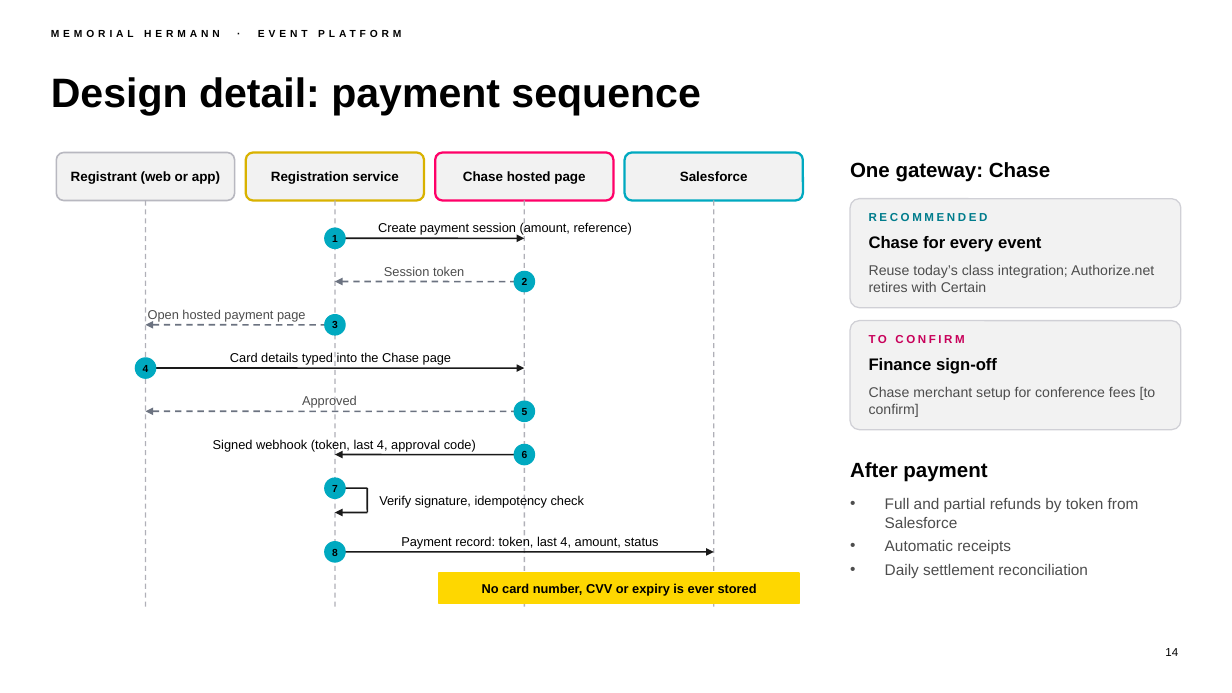
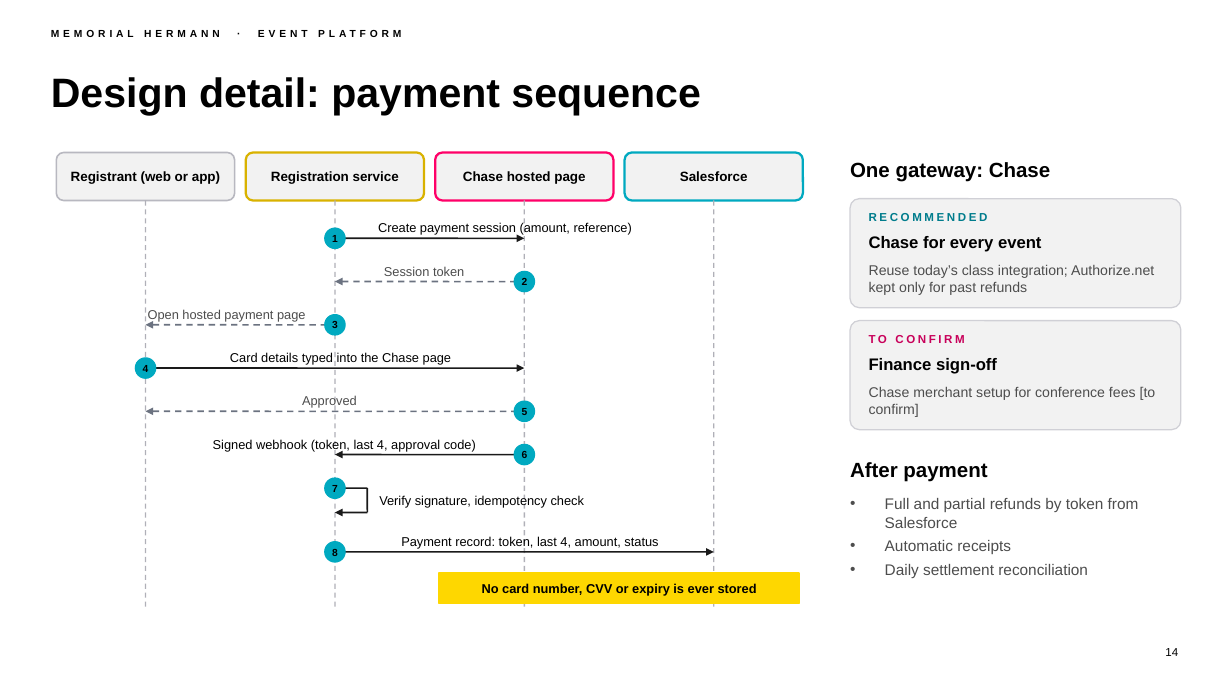
Before and after one commit to chintasurya/preSales_Memorial-hermann, a slide deck: slide 14 of deck/Memorial-Hermann-Event-Platform.pptx. Drawn at 1232x693 pixels with LibreOffice and Linux fonts; fonts in the diff are those of the drawing; background and template pictures are left out. Boxes give left, top, right and bottom in pixels: in the first picture for what was removed or moved away, otherwise in the second. Text is boxed around its words. In the diff, an @@ line names an element or a change of style, - is before the commit and + after.

```diff
--- a/deck/Memorial-Hermann-Event-Platform.pptx
+++ b/deck/Memorial-Hermann-Event-Platform.pptx
@@ text at (x1=869, y1=265, x2=1154, y2=295): text changed @@
-Reuse today’s class integration; Authorize.net retires with Certain
+Reuse today’s class integration; Authorize.net kept only for past refunds
```
Also in this commit, not shown: 4 other slides changed, 4 slides added, 3 slides removed, 8 other files.
